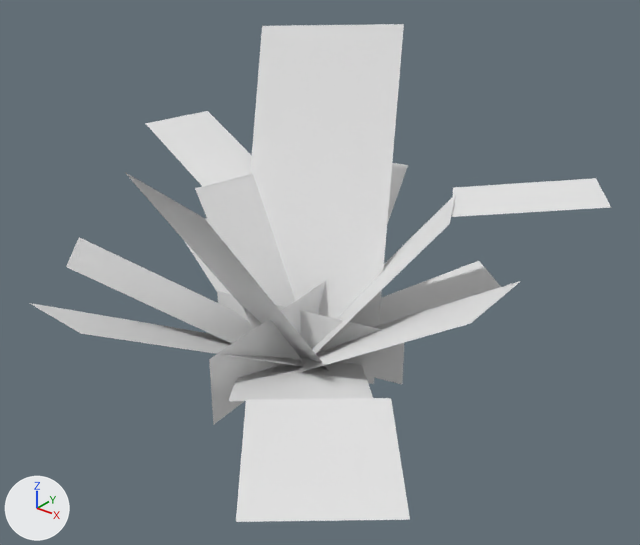
A saved change to the OBJ model assets/mcme/models/block/fern_3.obj.
Before and after are seen from a 50 mm camera at (2.76, -3.19, 2.19) aimed at (0.66, -0.56, 0.56). The lights are fixed; the arrows at lower left show +X, +Y and +Z. Where no turn or scale is listed for an object, it has been applied to the vertices. Vertices at the same position are counted once.
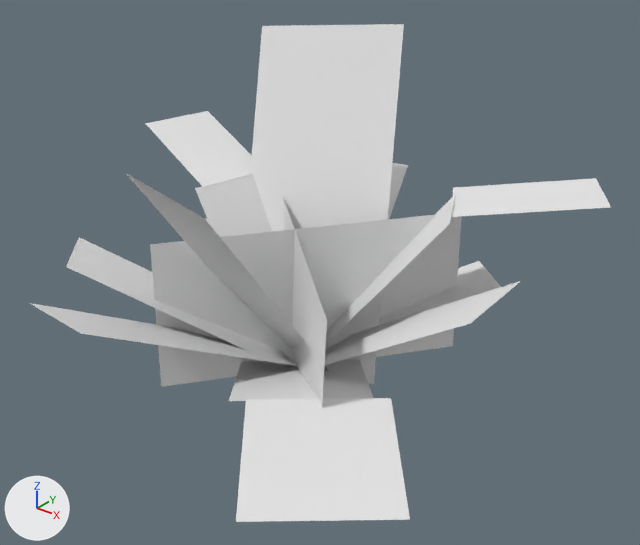
What the commit changed:
me_cube_014 has 4 vertices, 1 face and spans x 0.073..0.988, y -0.595..-0.392, z 0.049..0.299.
me_cube_014 is used by ob_cube_014; location (0.0, 0.0, 0.0).
Verts and faces of me_cube_014; kept vertices keep their numbers, new ones are numbered from 4.
Before the commit, vertices of me_cube_014: 0 (0.073, -0.595, 0.299) at pixel (217, 290), 1 (0.073, -0.595, 0.049), 2 (0.988, -0.392, 0.299), 3 (0.988, -0.392, 0.049) at pixel (402, 384).
Part 1, on me_cube_014:
Vertices deleted: 0 to 3 (with the faces that use them).
New vertex 4 is at (0.116, -1.012, -0.002), pixel (161, 386).
New vertex 5 is at (0.953, 0.096, 0.006), pixel (452, 346).
New vertex 6 is at (0.935, 0.12, 0.689).
New vertex 7 is at (0.098, -0.988, 0.681), pixel (150, 244).
New faces: (4, 5, 6, 7).
me_cube_015 has 4 vertices, 1 face and spans x 0.451..0.554, y -1.123..0.06, z 0.049..0.362.
me_cube_015 is used by ob_cube_015; location (0.0, 0.0, 0.0).
Verts and faces of me_cube_015; kept vertices keep their numbers, new ones are numbered from 4.
Before the commit, vertices of me_cube_015: 0 (0.451, 0.06, 0.362), 1 (0.451, 0.06, 0.049), 2 (0.554, -1.123, 0.362) at pixel (209, 359), 3 (0.554, -1.123, 0.049) at pixel (213, 424).
Part 2, on me_cube_015:
Vertices deleted: 0 to 3 (with the faces that use them).
New vertex 4 is at (0.029, -0.137, -0.002).
New vertex 5 is at (1.059, -1.068, 0.006).
New vertex 6 is at (1.085, -1.052, 0.689), pixel (326, 320).
New vertex 7 is at (0.054, -0.121, 0.681).
New faces: (4, 5, 6, 7).

Location of each change, [x1, y1, x2, y2] in pixels of the pictures (640 x 545 px):
'cube.014', reshaped (66% wider, 84% taller): before [217, 291, 404, 384]; after [150, 215, 462, 387]
'cube.015', reshaped: before [209, 281, 326, 425]; after [283, 198, 327, 405]
